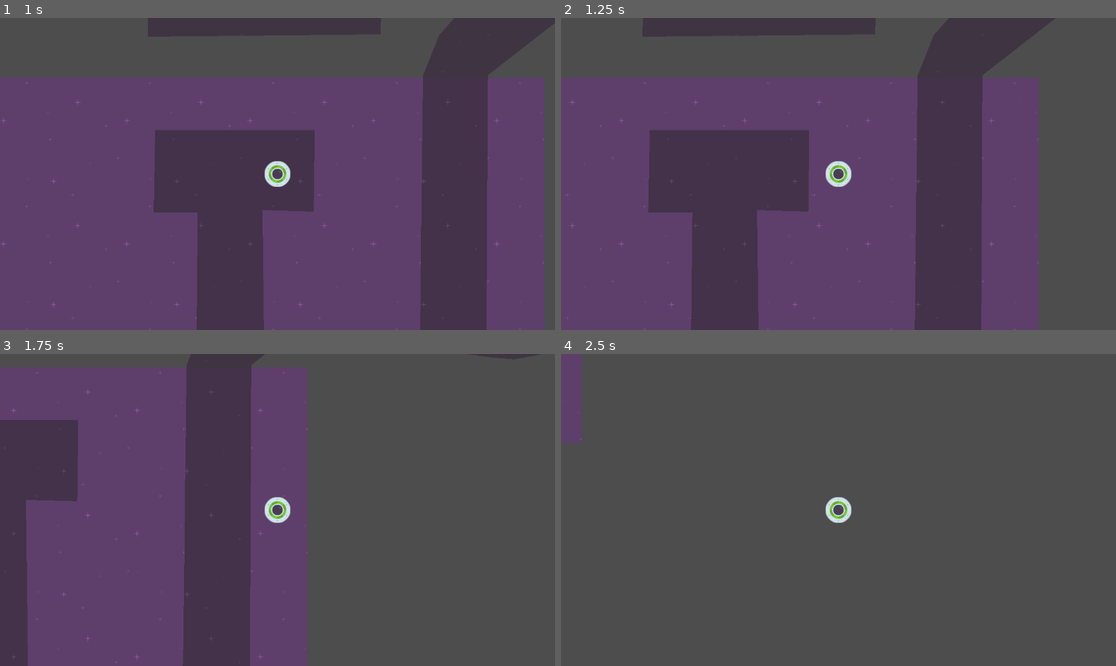
Above: before the commit, frames 1-4 (two rows, left to right).
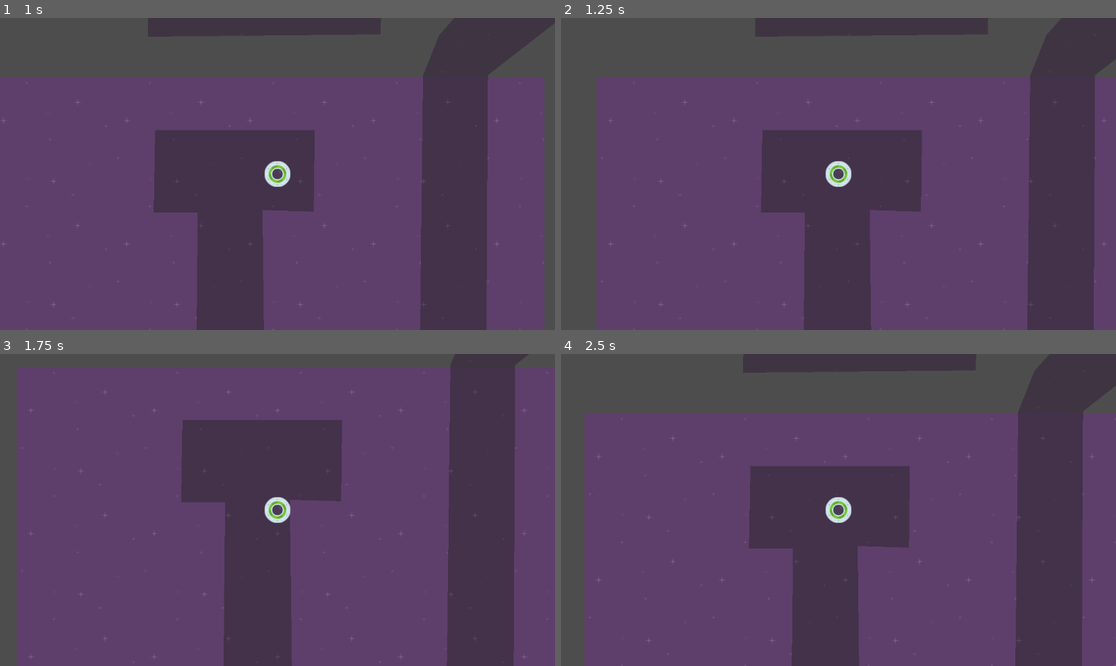
Above: after the commit, the same moments.

Repository: klauskpm/speedy_saucer
Game: Godot game, scene res://level_1.tscn
The game is run twice, just before and just after one commit, with the same random seed, the same clock (stepped at 60 frames per second) and the same inputs.
Inputs:
- Up to frame 1 (1 s): tap Enter at 0.5 s; hold Right (move_right) from 0.53 s (still down)
- Up to frame 2 (1.25 s): keep holding Right (move_right)
- Up to frame 3 (1.75 s): release Right (move_right) at 1.28 s; hold Down (move_down) from 1.28 s (still down)
- Up to frame 4 (2.5 s): release Down (move_down) at 2.03 s; hold Right (move_right) from 2.03 s (still down)

Frame 1 is identical in both runs. In frame 2, 46% of the frame differs, in the area x 0-100%, y 19-100%; in frame 3, 61%; in frame 4, 78%, in the area x 0-100%, y 0-100%.

Commit message:
add level reset signal

Diff:
--- a/level.gd
+++ b/level.gd
@@ -4,3 +4,9 @@
 # Called when the node enters the scene tree for the first time.
 func _ready():
 	pass # Replace with function body.
+
+func _on_maze_body_exited(_body):
+	call_deferred("resetLevel");
+
+func resetLevel():
+	get_tree().reload_current_scene()
--- a/level_1.tscn
+++ b/level_1.tscn
@@ -20,3 +20,5 @@
 position = Vector2(502, 200)
 
 [node name="Maze" parent="." instance=ExtResource("4_frcmo")]
+
+[connection signal="body_exited" from="Maze" to="." method="_on_maze_body_exited"]
--- a/player.gd
+++ b/player.gd
@@ -1,9 +1,8 @@
 extends RigidBody2D
 
-@export
-var  FORCE = 1000
+@export var FORCE = 1000
 
-func _physics_process(delta):
+func _physics_process(_delta):
 
 	if (Input.is_action_pressed("move_right")):
 		apply_force(Vector2(FORCE, 0))
